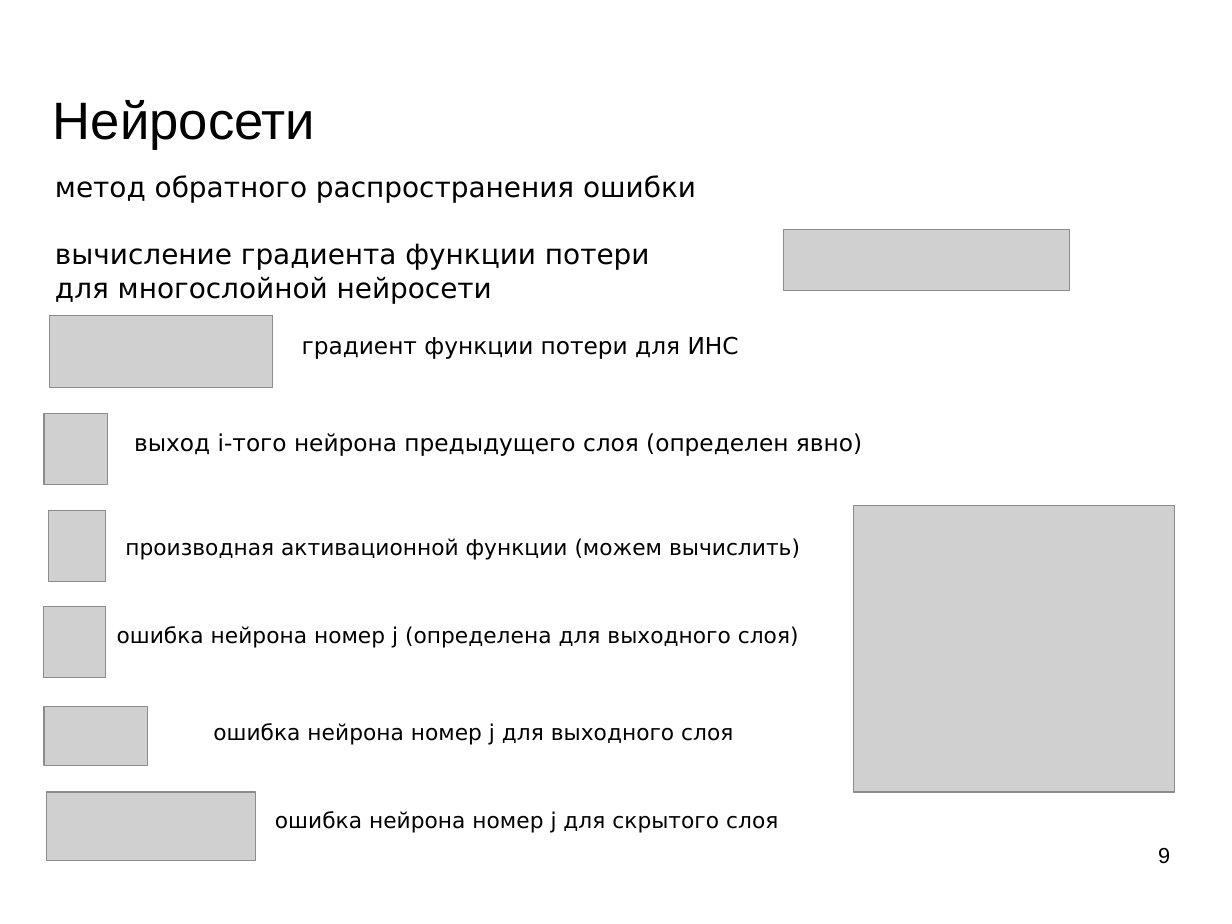
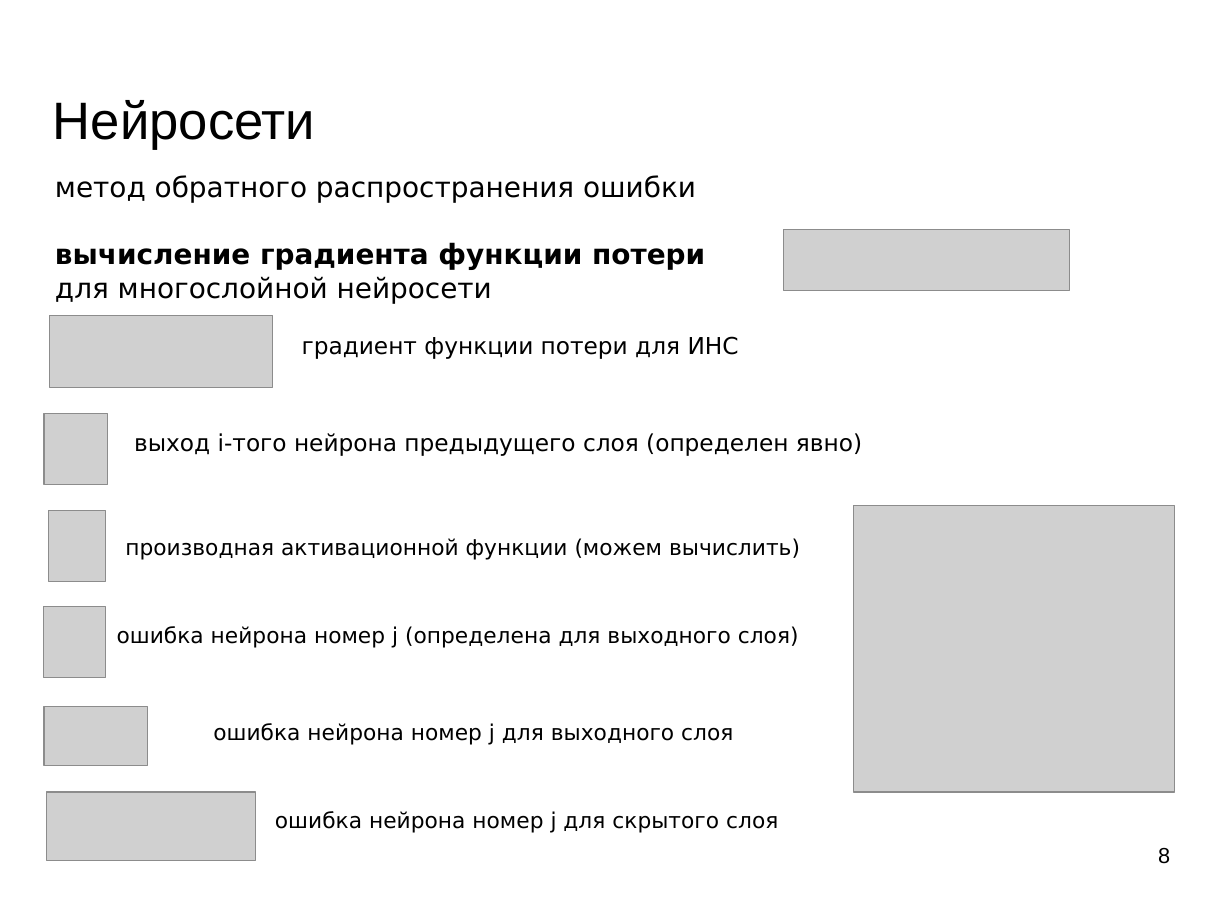
Before and after one commit to mechanoid5/ml_lectorium_legacy, a slide deck: slide 8 of 18-recurrent-ann.odp (slide 9 before the commit). Drawn at 1232x924 pixels with LibreOffice and Linux fonts; fonts in the diff are those of the drawing; grey boxes stand for pictures; background and template pictures are left out. Boxes give left, top, right and bottom in pixels: in the first picture for what was removed or moved away, otherwise in the second. Text is boxed around its words. In the diff, an @@ line names an element or a change of style, - is before the commit and + after.

```diff
--- a/18-recurrent-ann.odp
+++ b/18-recurrent-ann.odp
@@ text at (55,242,705,270): bold on in "вычисление градиента функции потери" @@
@@ page number at (1158,848,1170,864): text changed @@
-9
+8
```
Also in this commit, not shown: 2 other slides changed, 7 slides added, 3 slides removed.
